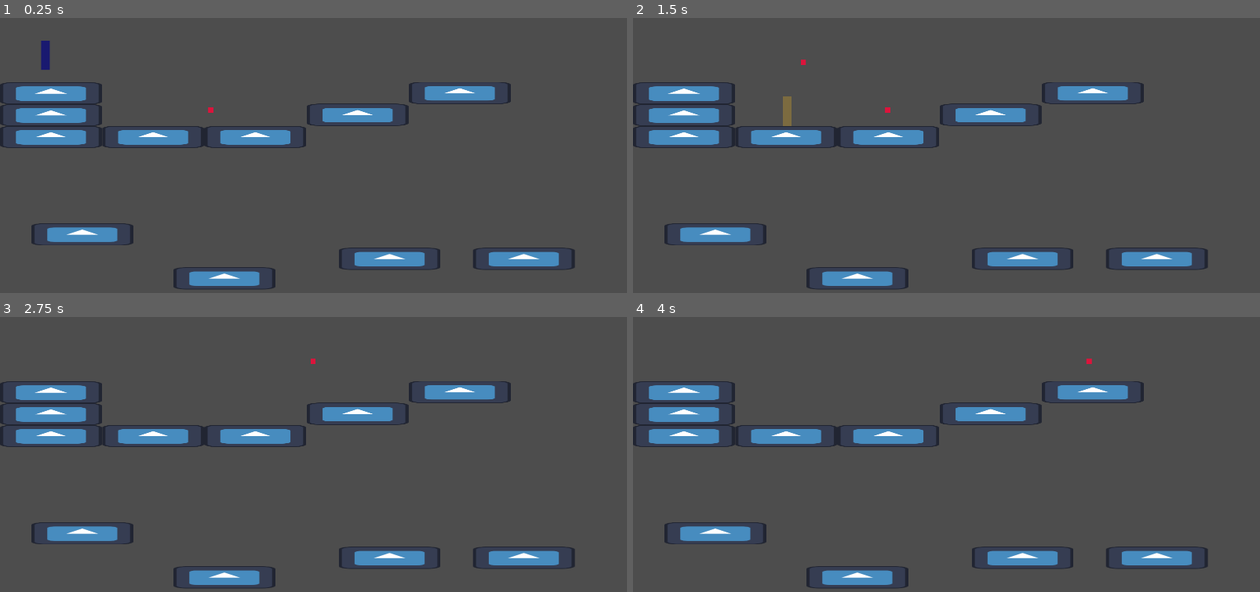
Above: before the commit, frames 1-4 (two rows, left to right).
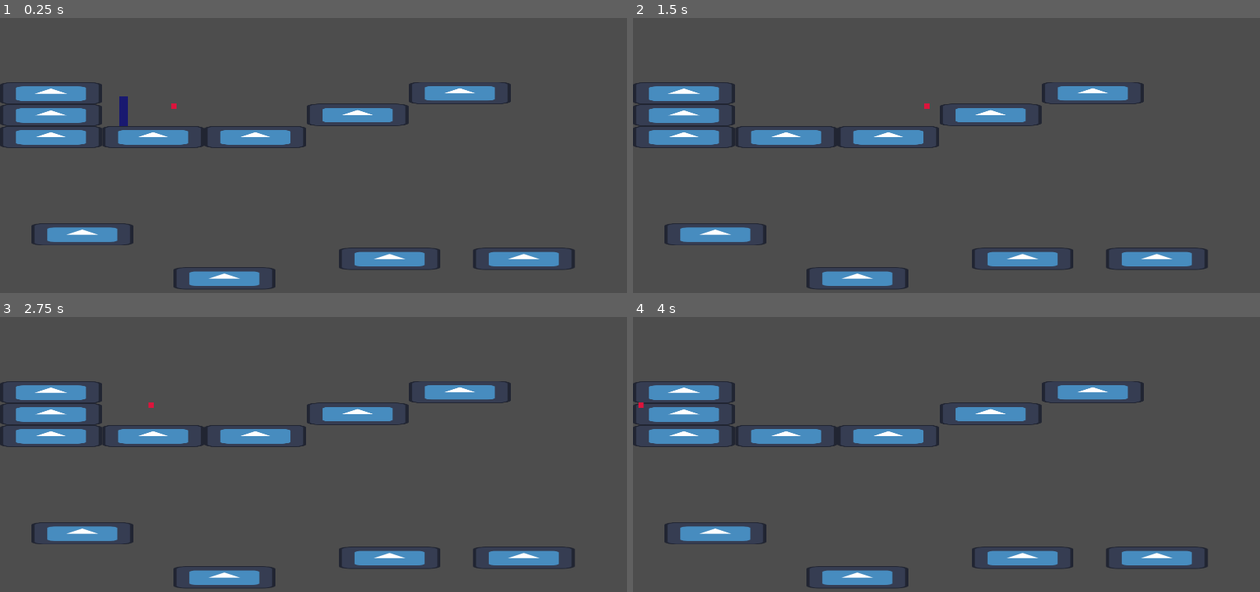
Above: after the commit, the same moments.

Repository: themcgurkfiles/Callstacker
Game: Godot game, scene res://levels/testlevel.tscn
Two runs of this game, one before a commit and one after it. Both use one fixed random seed, a clock stepped at 60 frames per second and the inputs below. The engine's default icon, where the game draws it, is replaced by a stand-in: a white triangle on a blue panel in a dark square.
Inputs:
- Up to frame 1 (0.25 s): no input
- Up to frame 2 (1.5 s): hold D (p_right) from 0.53 s (still down); tap S (p_act) at 0.6, 1.35 s; tap Space (p_jump) at 0.77 s
- Up to frame 3 (2.75 s): tap Space (p_jump) at 1.52 s; tap Enter at 2 s; release D (p_right) at 2.03 s; hold A (p_left) from 2.03 s (still down); tap S (p_act) at 2.1 s
- Up to frame 4 (4 s): release A (p_left) at 2.78 s; hold D (p_right) from 2.78 s (still down); tap S (p_act) at 2.85, 3.6 s; tap Space (p_jump) at 3.02, 3.77 s

The runs differ from the first frame. In frame 1, 0.3% of the frame differs, in the area x 6-35%, y 8-40%; in frame 2, 0.2%; in frame 3, less than 0.1%; in frame 4, less than 0.1%.

Commit message:
Actions now append to end of queue after activation

Diff:
--- a/actors/player/player.gd
+++ b/actors/player/player.gd
@@ -15,7 +15,7 @@
 enum Actions { NONE, FIREPROJ, PARRY, JUMP }
 var LevelActions := [Actions.NONE]
 var last_used_action
-
+var isActionLoop := false
 var original_color : Color
 
 # Basic 2D character movement
@@ -38,6 +38,9 @@
 	# Sets starting player color
 	if playerColorRect:
 		original_color = playerColorRect.color
+
+	# Optional: when enabled, actions go to the back of the queue instead of being destroyed
+	isActionLoop = true
 
 func _ready() -> void:
 	# Sets starting player color (primarily for start of game)
@@ -110,6 +113,8 @@
 
 	if actToDo != null:
 		last_used_action = LevelActions.pop_front()
+		if isActionLoop:
+			LevelActions.append(last_used_action)
 
 func _on_timer_timeout() -> void:
 	isParrying = false
--- a/levels/testlevel.tscn
+++ b/levels/testlevel.tscn
@@ -7,7 +7,7 @@
 [node name="Node2D" type="Node2D"]
 
 [node name="Player" parent="." instance=ExtResource("1_uu6m2")]
-position = Vector2(139, 293)
+position = Vector2(378, 522)
 
 [node name="Floor" parent="." instance=ExtResource("2_hb8io")]
 position = Vector2(156, 601)
@@ -43,4 +43,4 @@
 position = Vector2(687, 1035)
 
 [node name="Bullet" parent="." instance=ExtResource("3_hb8io")]
-position = Vector2(558, 519)
+position = Vector2(445, 506)
